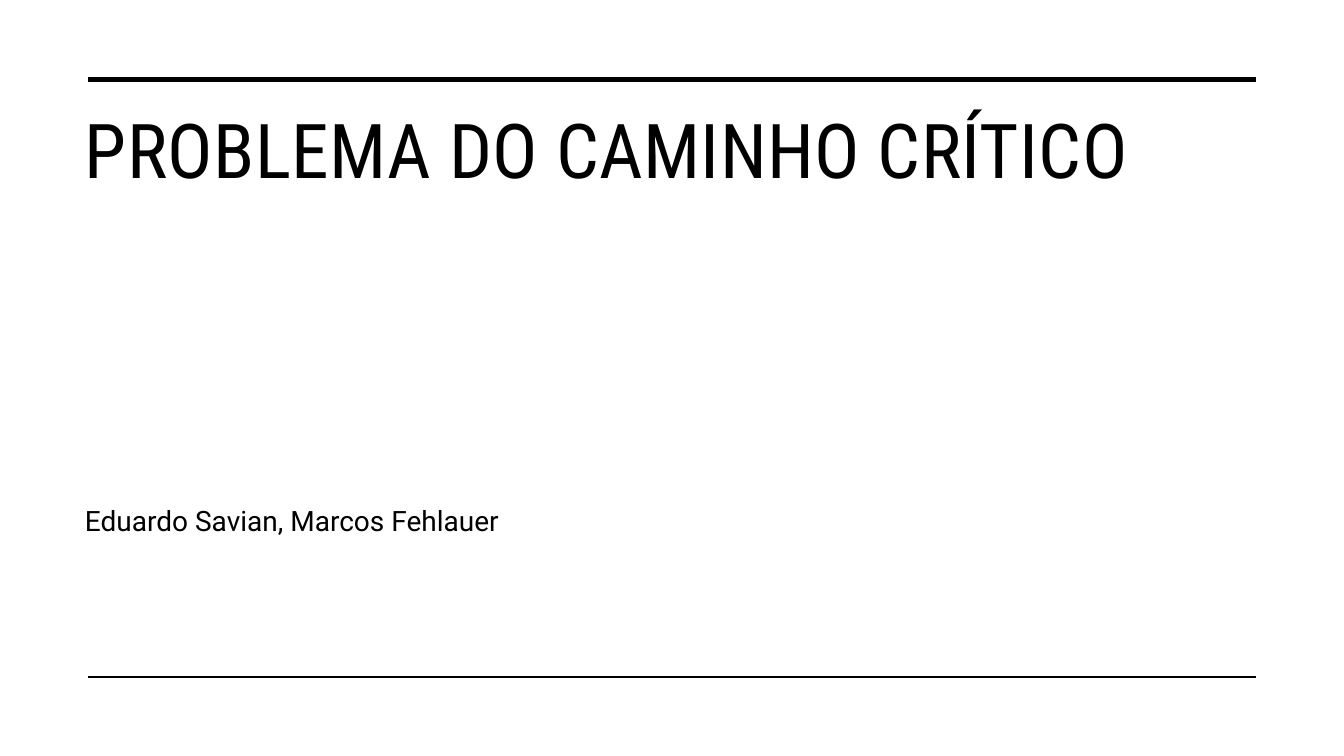
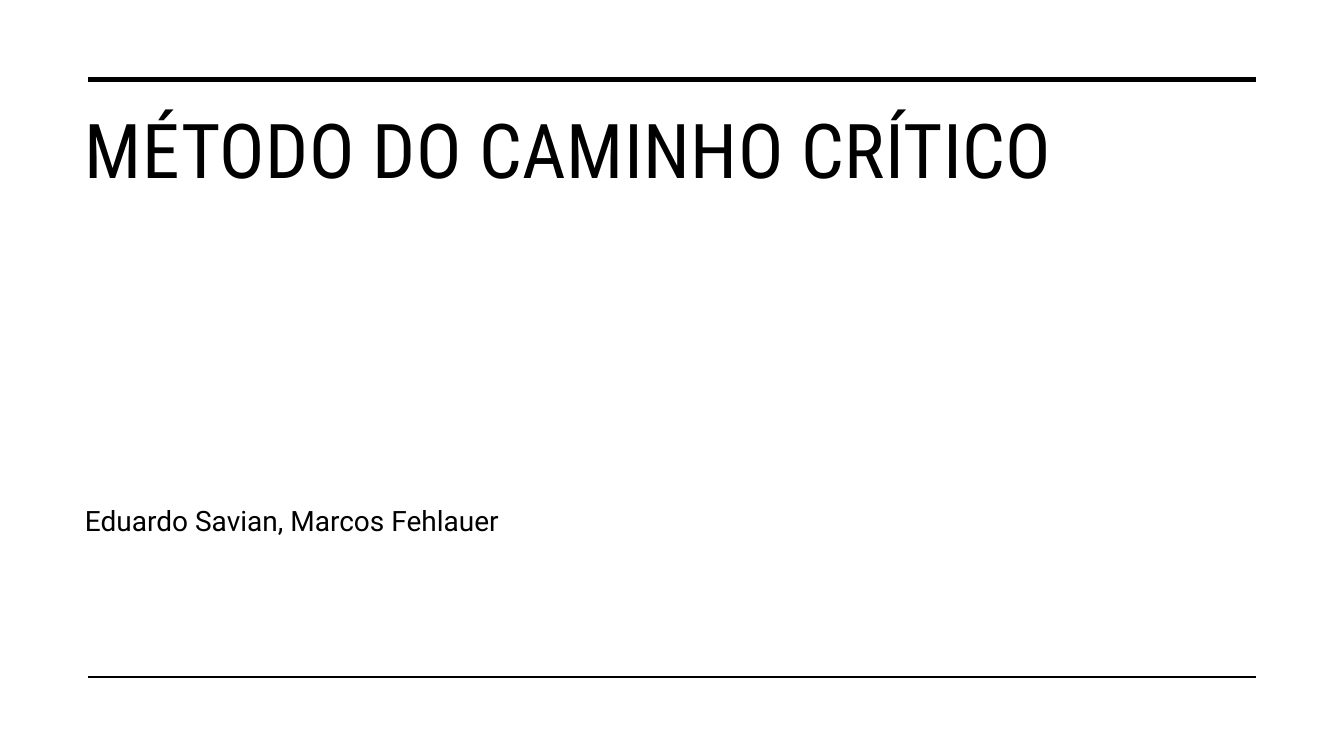
Before and after one commit to eduardosavian/critical-path, a slide deck: slide 1 of Presentation.pptx. Drawn at 1344x756 pixels with LibreOffice and Linux fonts; fonts in the diff are those of the drawing. Boxes give left, top, right and bottom in pixels: in the first picture for what was removed or moved away, otherwise in the second. Text is boxed around its words. In the diff, an @@ line names an element or a change of style, - is before the commit and + after.

```diff
--- a/Presentation.pptx
+++ b/Presentation.pptx
@@ title at (x1=85, y1=110, x2=1052, y2=179): text changed @@
-PROBLEMA DO CAMINHO CRÍTICO
+MÉTODO DO CAMINHO CRÍTICO
```
Also in this commit, not shown: 5 other slides changed, 3 slides added, 2 other files.
